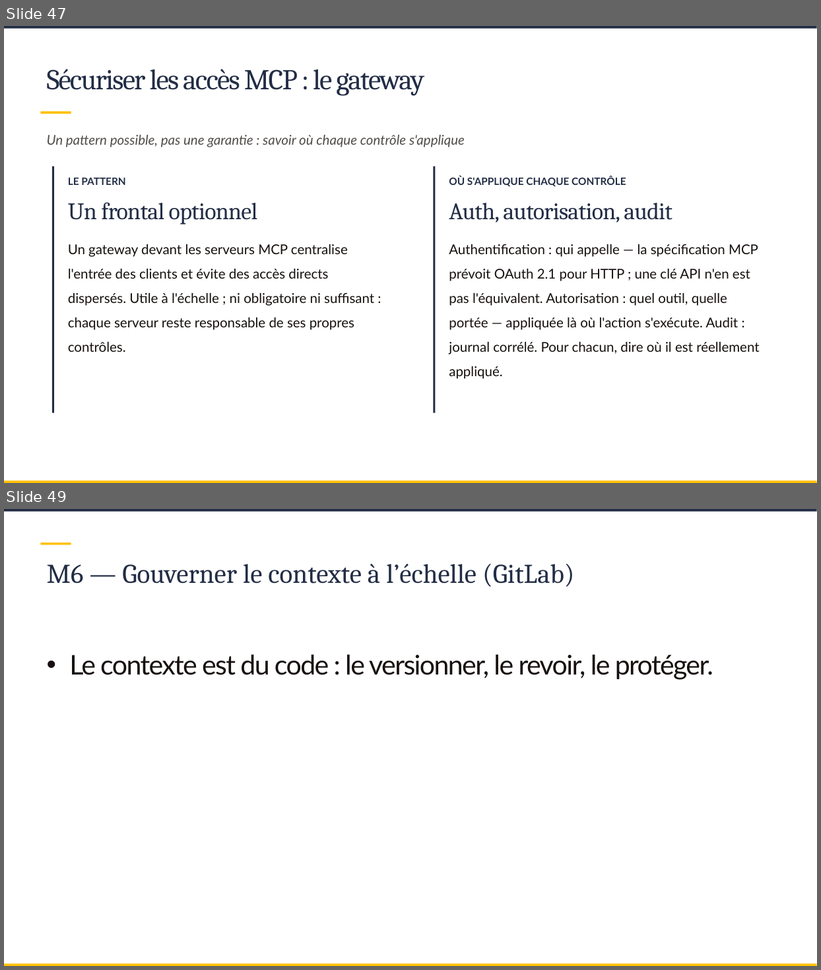
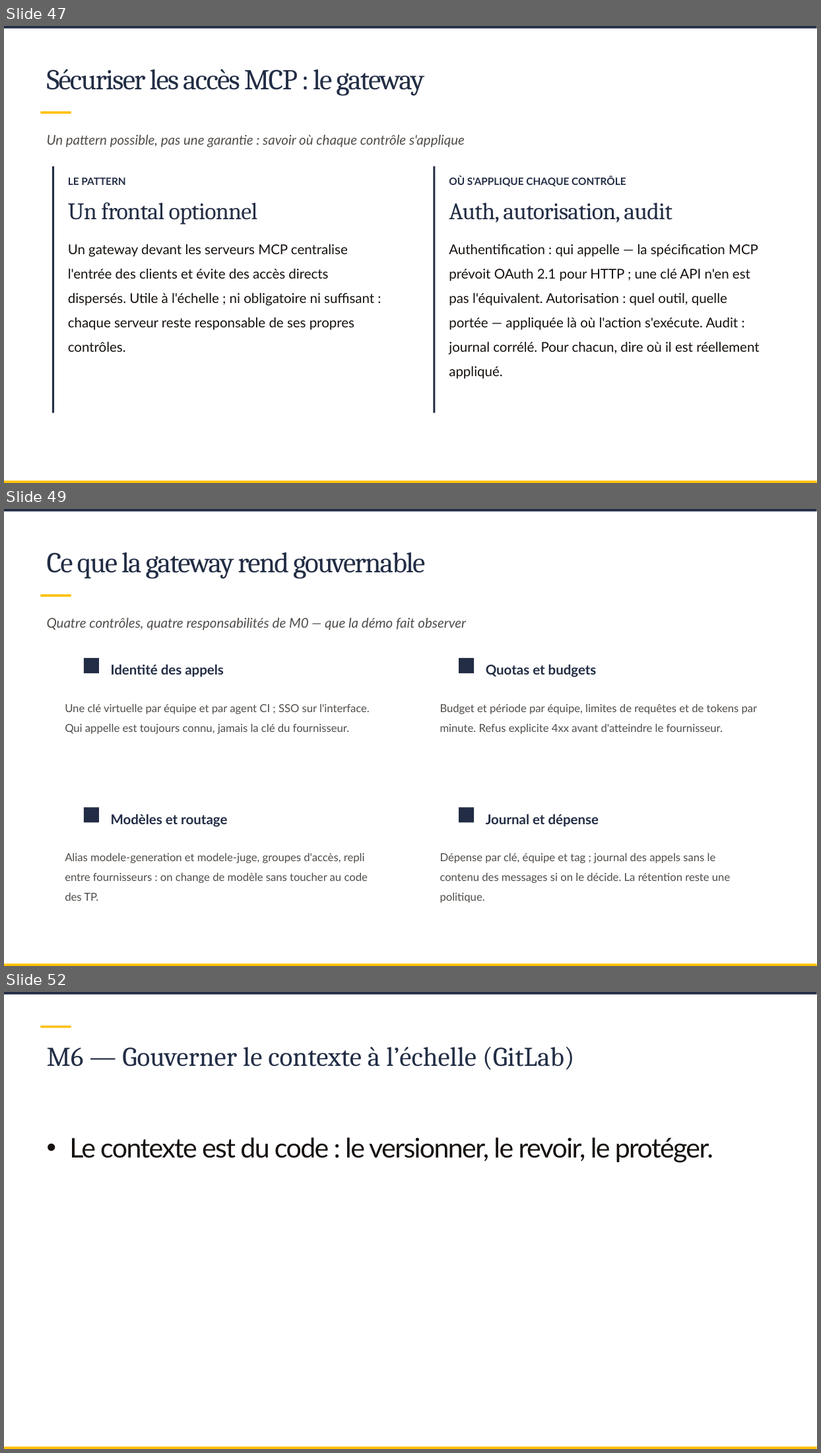
Before and after one commit to SCIAM-FR/formation-ia, a slide deck: slides/Support_formation_SCIAM.pptx. Shown one above the other, each under a label of ours: slides 47 and 49 before the commit, slides 47, 49 and 52 after it; the slides between them are not shown. The pictures are 821x970 and 821x1453 pixels, drawn with LibreOffice and Linux fonts; fonts in the diff are those of the drawing; background and template pictures are left out. Boxes give left, top, right and bottom in pixels: in the first picture for what was removed or moved away, otherwise in the second. Text is boxed around its words. In the diff, an @@ line names an element or a change of style, - is before the commit and + after.

```diff
--- a/slides/Support_formation_SCIAM.pptx
+++ b/slides/Support_formation_SCIAM.pptx
@@ slide 49 added at [4,509,817,966], background picture (left out); not listed: 3 template elements that a slide beside it also shows @@
@@ title added at [47,552,425,579], 34 pt, text #222D45 @@
+Ce que la gateway rend gouvernable
@@ text added at [47,618,466,630], 16 pt, text #504C49, italic @@
+Quatre contrôles, quatre responsabilités de M0 — que la démo fait observer
@@ rectangle added at [84,658,99,674], fill #222D45 @@
@@ text added at [111,664,224,677], 16 pt, text #222D45, bold @@
+Identité des appels
@@ rectangle added at [459,658,475,674], fill #222D45 @@
@@ text added at [486,664,597,677], 16 pt, text #222D45, bold @@
+Quotas et budgets
@@ text added at [65,704,370,734], 13 pt, text #504C49 @@
+Une clé virtuelle par équipe et par agent CI ; SSO sur l'interface. Qui appelle est toujours connu, jamais la clé du fournisseur.
@@ text added at [440,704,758,734], 13 pt, text #504C49 @@
+Budget et période par équipe, limites de requêtes et de tokens par minute. Refus explicite 4xx avant d'atteindre le fournisseur.
@@ rectangle added at [84,808,99,823], fill #222D45 @@
@@ text added at [111,814,227,827], 16 pt, text #222D45, bold @@
+Modèles et routage
@@ rectangle added at [459,808,475,823], fill #222D45 @@
@@ text added at [486,814,599,827], 16 pt, text #222D45, bold @@
+Journal et dépense
@@ text added at [65,853,368,901], 13 pt, text #504C49 @@
+Alias modele-generation et modele-juge, groupes d'accès, repli entre fournisseurs : on change de modèle sans toucher au code des TP.
@@ text added at [440,853,730,903], 13 pt, text #504C49 @@
+Dépense par clé, équipe et tag ; journal des appels sans le contenu des messages si on le décide. La rétention reste une politique.
@@ what was slide 49 is now slide 52 @@
```
Also in this commit, not shown: 4 slides changed, 2 other slides added, 9 other files.
